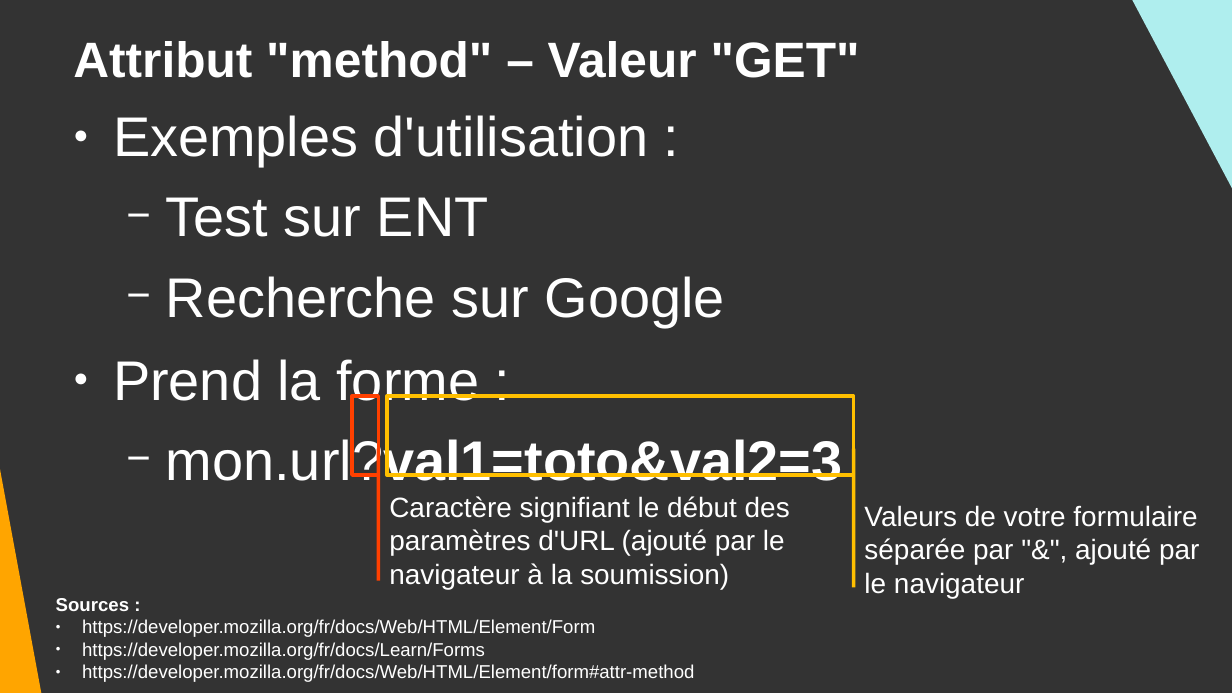
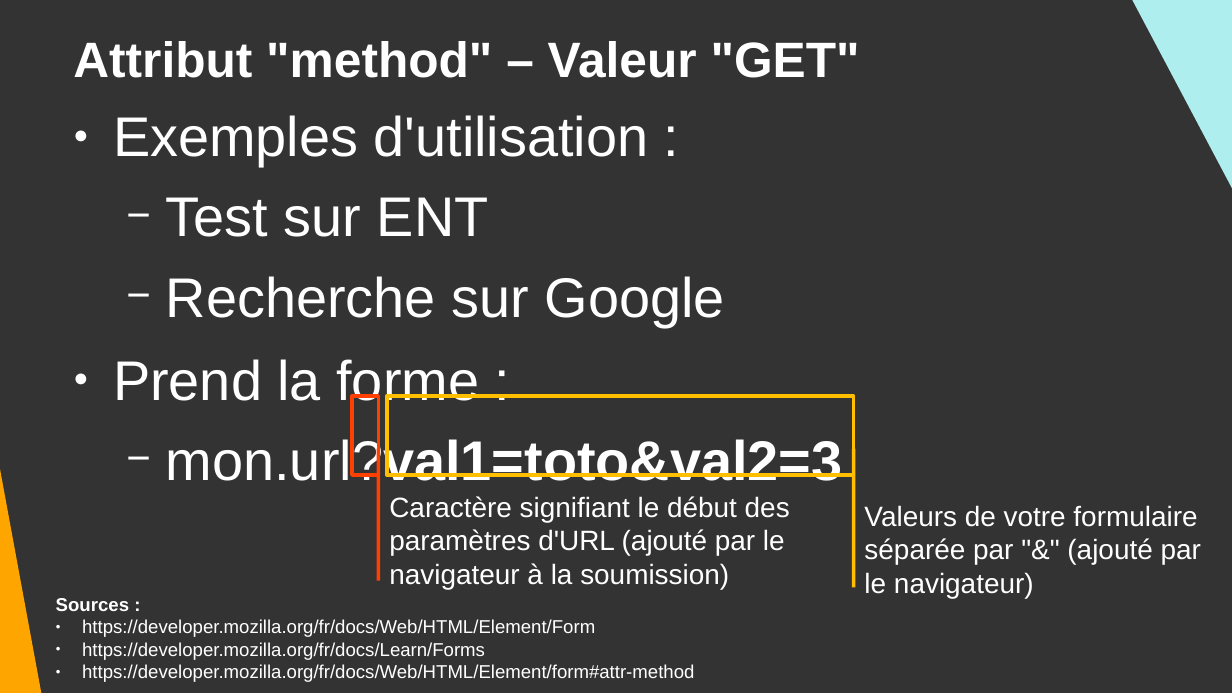
Before and after one commit to DanYellow/cours, a slide deck: slide 12 of integration-web-s1/travaux-pratiques/numero-3/presentation.odp. Drawn at 1232x693 pixels with LibreOffice and Linux fonts; fonts in the diff are those of the drawing. Boxes give left, top, right and bottom in pixels: in the first picture for what was removed or moved away, otherwise in the second. Text is boxed around its words. In the diff, an @@ line names an element or a change of style, - is before the commit and + after.

```diff
--- a/integration-web-s1/travaux-pratiques/numero-3/presentation.odp
+++ b/integration-web-s1/travaux-pratiques/numero-3/presentation.odp
@@ text at [864,505,1201,598]: text changed @@
-Valeurs de votre formulaire séparée par "&", ajouté par le navigateur
+Valeurs de votre formulaire séparée par "&" (ajouté par le navigateur)
```
Also in this commit, not shown: 8 other slides changed, 3 other files.
